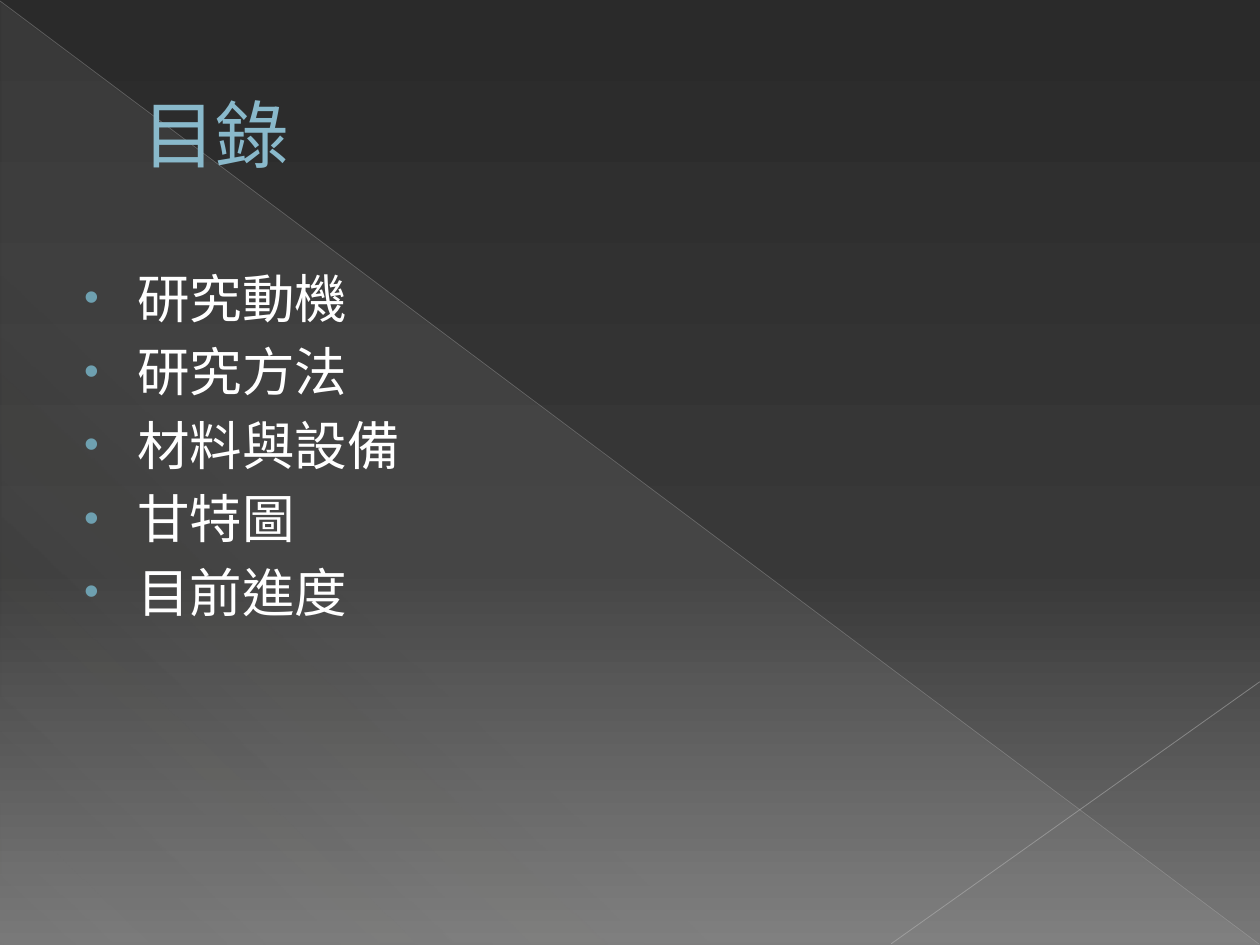
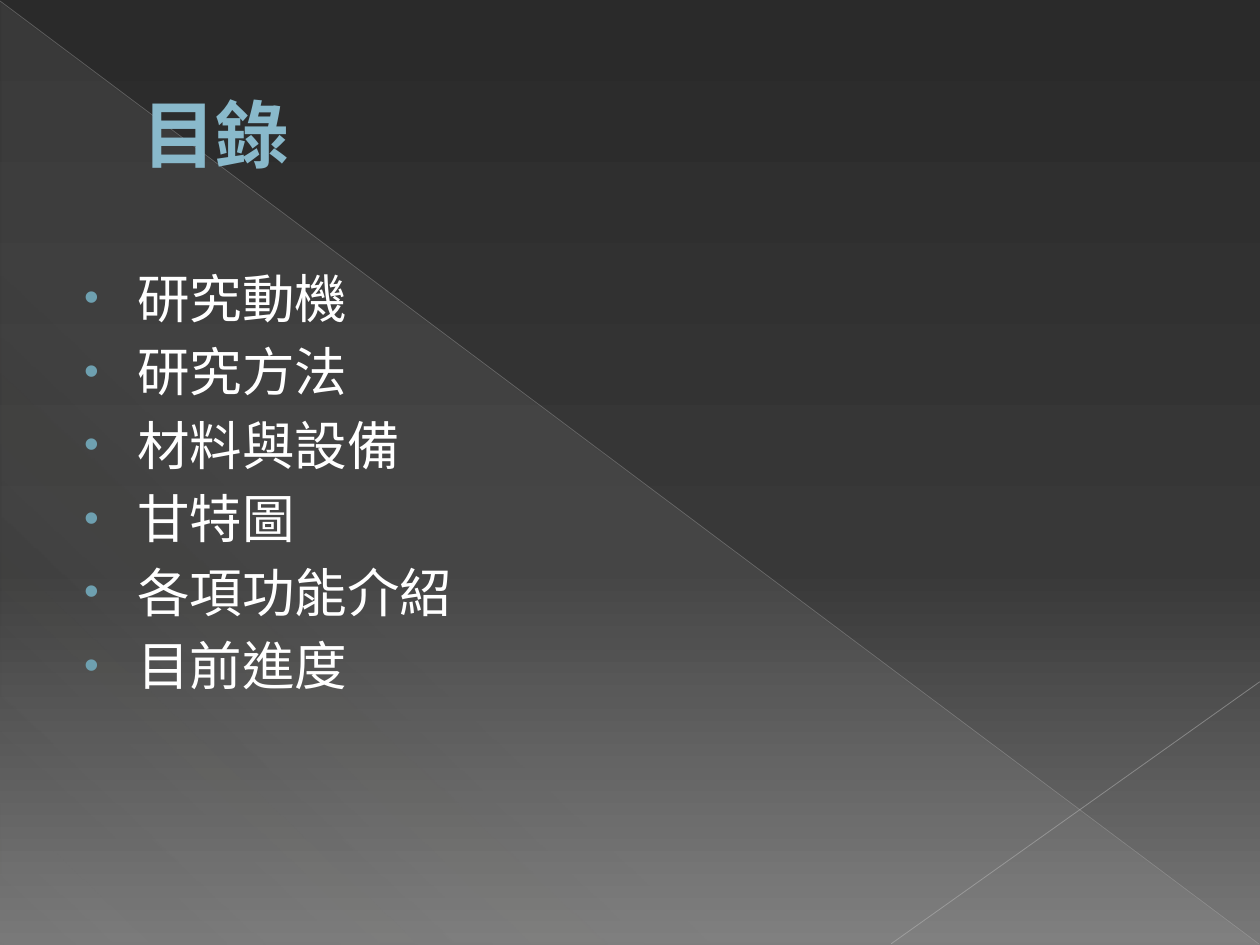
Before and after one commit to littlepanda419/justpanda, a slide deck: slide 2 of 專題.pptx. Drawn at 1260x945 pixels with LibreOffice and Linux fonts; fonts in the diff are those of the drawing; background and template pictures are left out. Boxes give left, top, right and bottom in pixels: in the first picture for what was removed or moved away, otherwise in the second. Text is boxed around its words. In the diff, an @@ line names an element or a change of style, - is before the commit and + after.

```diff
--- a/專題.pptx
+++ b/專題.pptx
@@ title "目錄" at (x1=142, y1=99, x2=289, y2=169): bold on @@
@@ text at (x1=137, y1=568, x2=452, y2=617): paragraph added @@
+• 各項功能介紹
```
Also in this commit, not shown: 6 other slides changed, 12 slides added, 5 other files.
